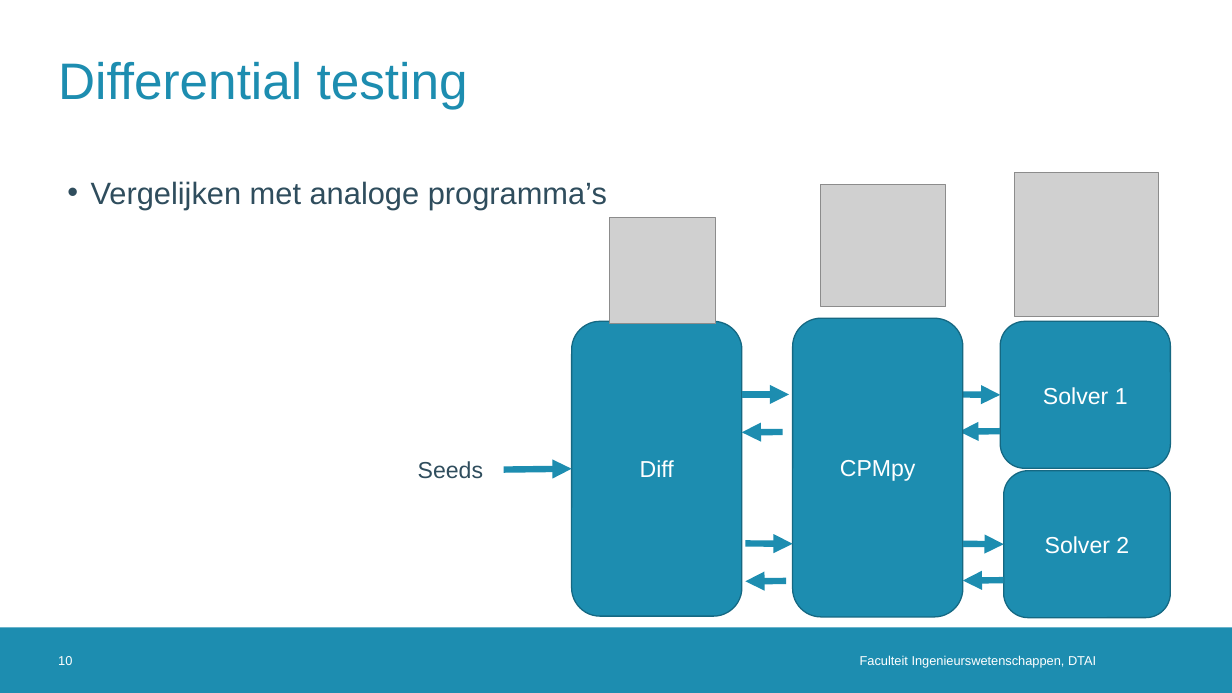
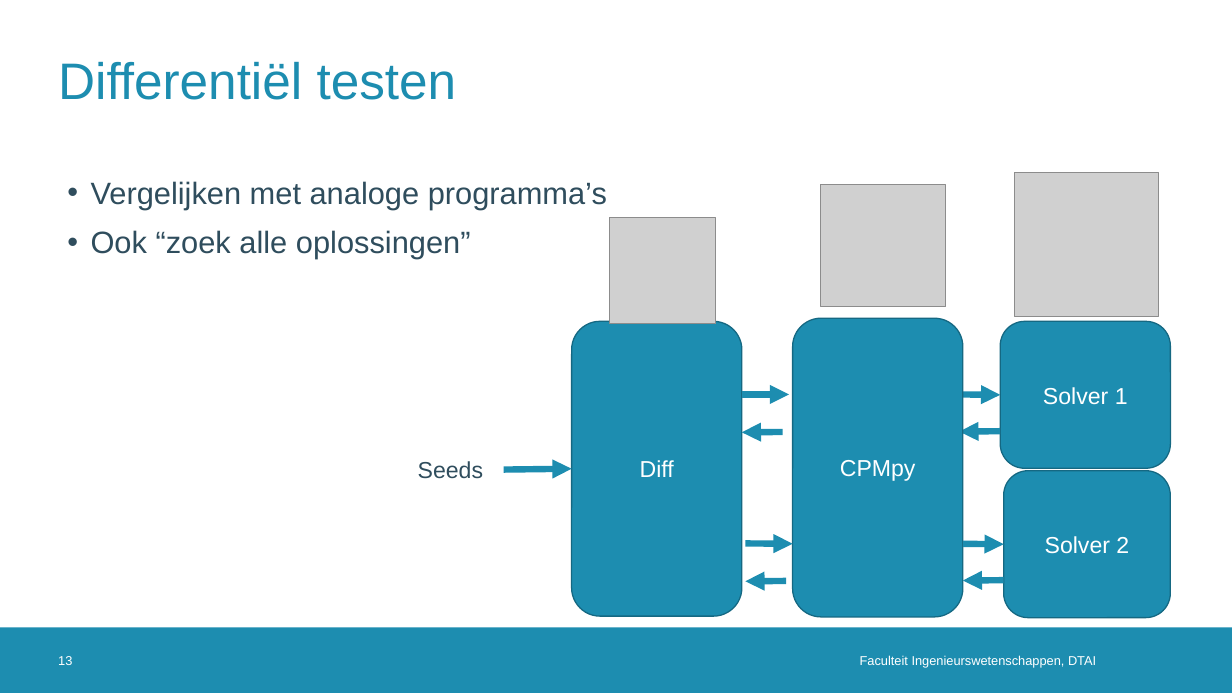
Before and after one commit to rubenkindt/Masterproef-paper-RubenKindt, a slide deck: slide 13 of Milestones/M3 december presentation/M3.pptx (slide 10 before the commit). Drawn at 1232x693 pixels with LibreOffice and Linux fonts; fonts in the diff are those of the drawing; grey boxes stand for pictures; background and template pictures are left out. Boxes give left, top, right and bottom in pixels: in the first picture for what was removed or moved away, otherwise in the second. Text is boxed around its words. In the diff, an @@ line names an element or a change of style, - is before the commit and + after.

```diff
--- a/Milestones/M3 december presentation/M3.pptx
+++ b/Milestones/M3 december presentation/M3.pptx
@@ title at box(58, 61, 457, 100): text changed @@
-Differential testing
+Differentiël testen
@@ text at box(91, 230, 471, 259): paragraph added @@
+• Ook “zoek alle oplossingen”
@@ page number at box(58, 656, 72, 665): text changed @@
-10
+13
```
Also in this commit, not shown: 9 other slides changed, 5 slides added, 16 other files.
